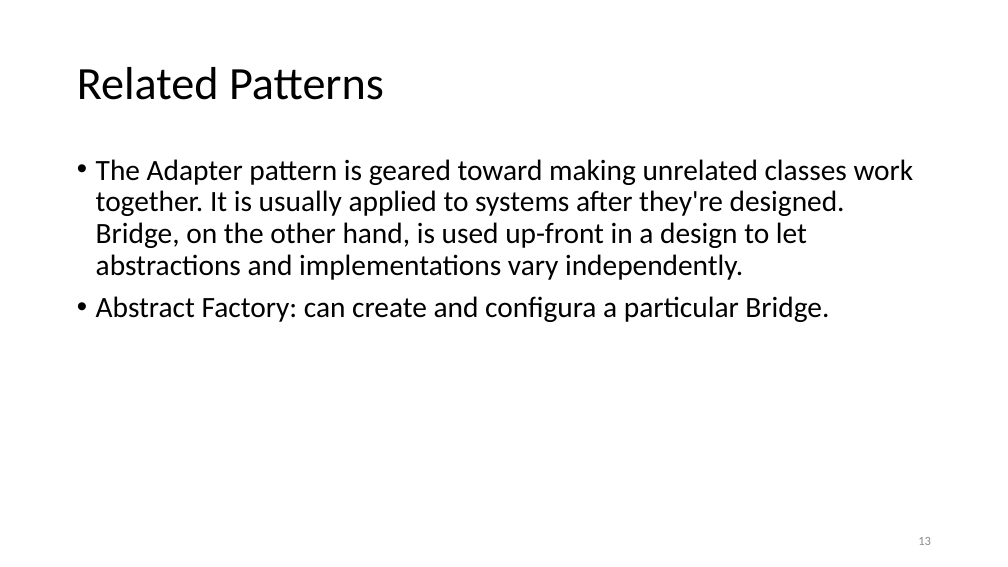
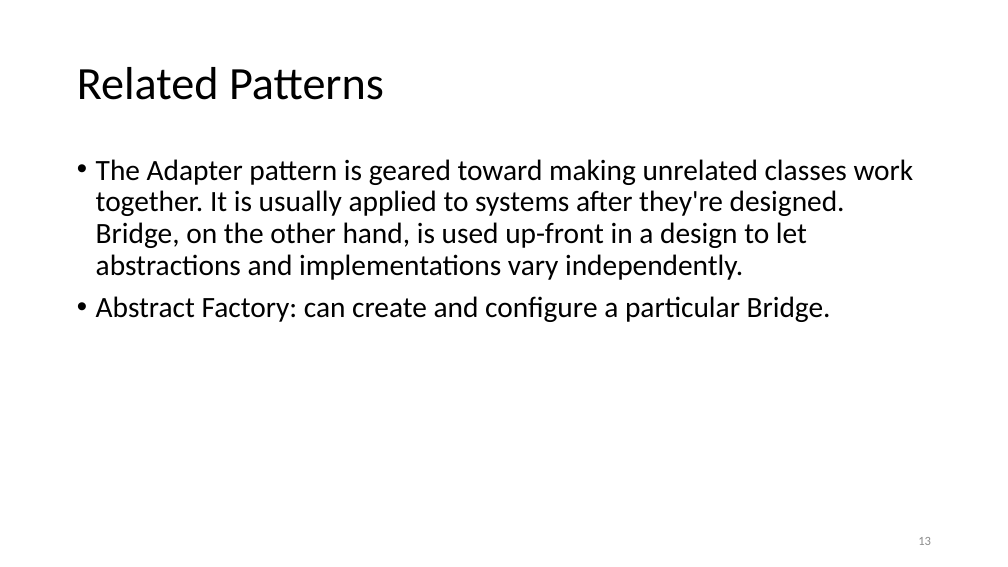
Before and after one commit to esziger/design_patterns, a slide deck: slide 13 of DP02_Bridge_And_Composite_Pattern.pptx. Drawn at 1008x567 pixels with LibreOffice and Linux fonts; fonts in the diff are those of the drawing. Boxes give left, top, right and bottom in pixels: in the first picture for what was removed or moved away, otherwise in the second. Text is boxed around its words. In the diff, an @@ line names an element or a change of style, - is before the commit and + after.

```diff
--- a/DP02_Bridge_And_Composite_Pattern.pptx
+++ b/DP02_Bridge_And_Composite_Pattern.pptx
@@ text at box(96, 296, 831, 322): text changed @@
-• Abstract Factory: can create and configura a particular Bridge.
+• Abstract Factory: can create and configure a particular Bridge.
```
Also in this commit, not shown: 4 other slides changed, 1 slide added.
